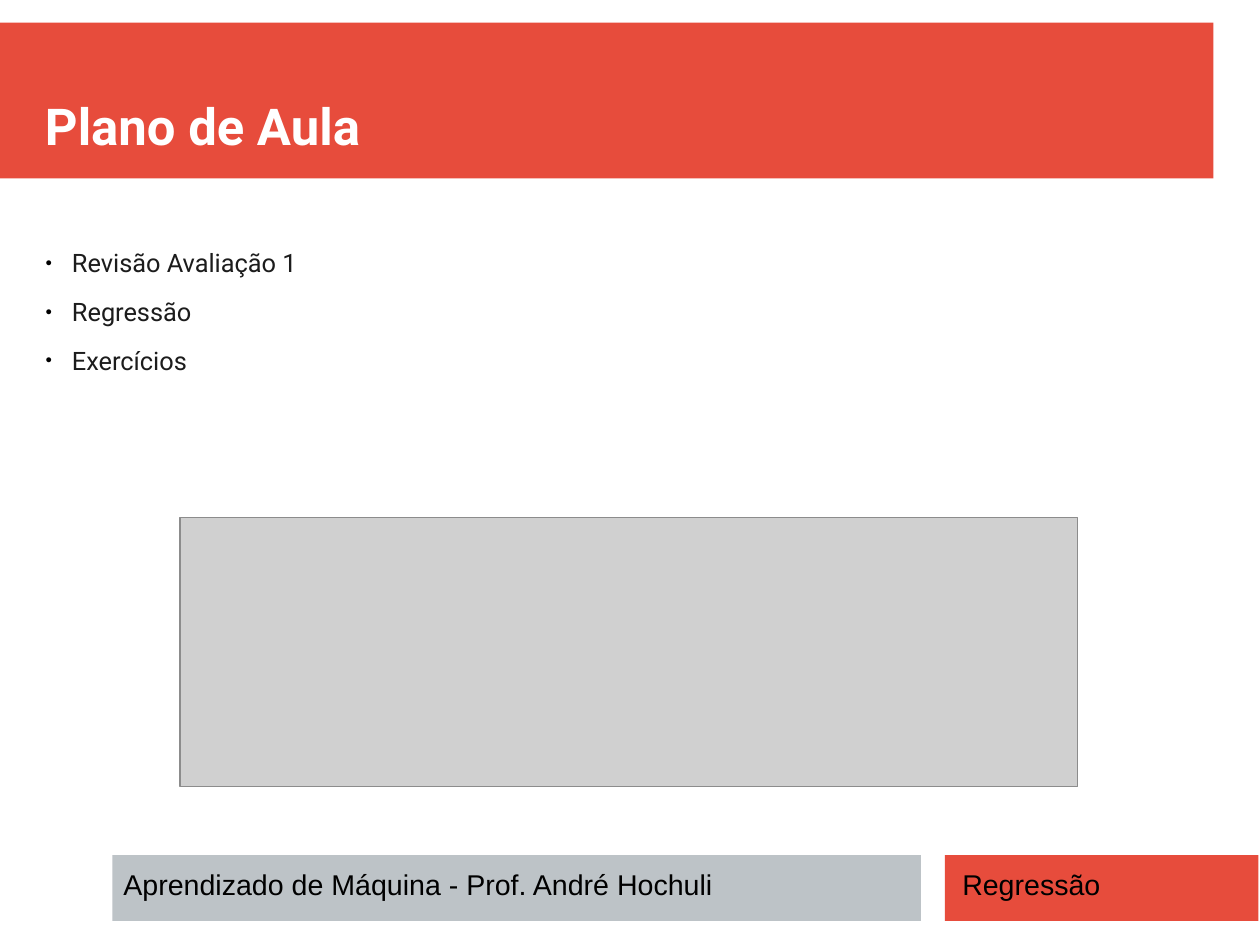
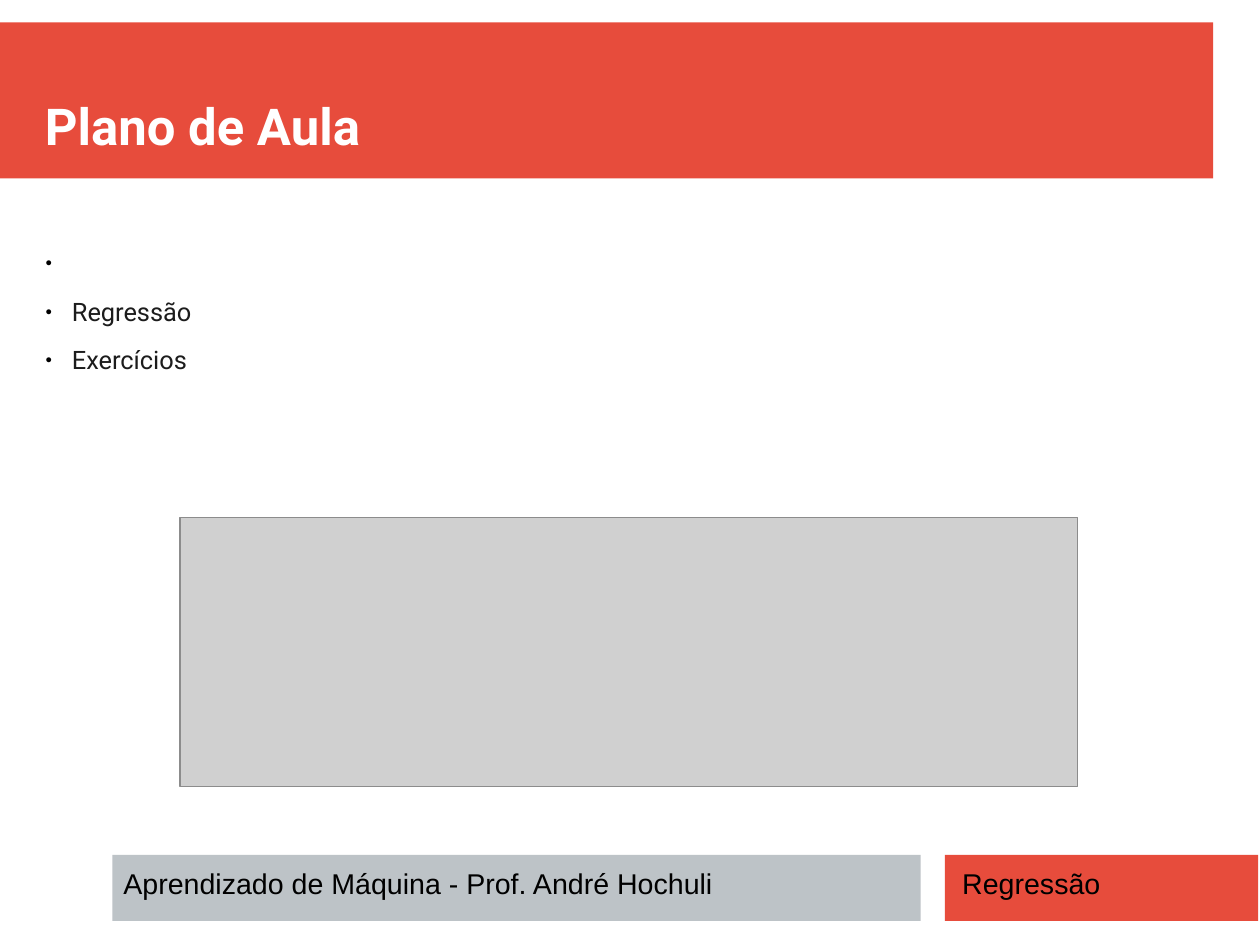
Before and after one commit to andrehochuli/teaching, a slide deck: slide 2 of AprendizadoMaquina/Tópico 02 - Aprendizado Supervisionado/06 - Regressão/Tópico 02 - Aprendizado-Supervisionado - Regressao.pptx. Drawn at 1260x945 pixels with LibreOffice and Linux fonts; fonts in the diff are those of the drawing; grey boxes stand for pictures. Boxes give left, top, right and bottom in pixels: in the first picture for what was removed or moved away, otherwise in the second. Text is boxed around its words. In the diff, an @@ line names an element or a change of style, - is before the commit and + after.

```diff
--- a/AprendizadoMaquina/Tópico 02 - Aprendizado Supervisionado/06 - Regressão/Tópico 02 - Aprendizado-Supervisionado - Regressao.pptx
+++ b/AprendizadoMaquina/Tópico 02 - Aprendizado Supervisionado/06 - Regressão/Tópico 02 - Aprendizado-Supervisionado - Regressao.pptx
@@ text at [72, 253, 296, 278]: paragraph removed @@
-● Revisão Avaliação 1
```
Also in this commit, not shown: 1 other file.
